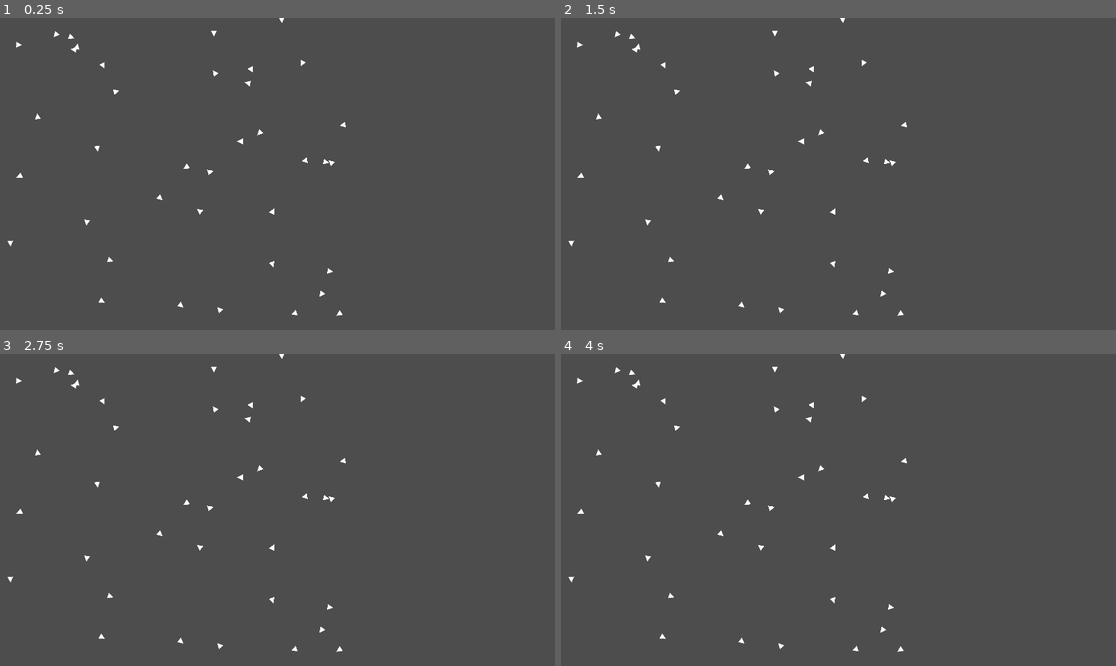
Above: before the commit, frames 1-4 (two rows, left to right).
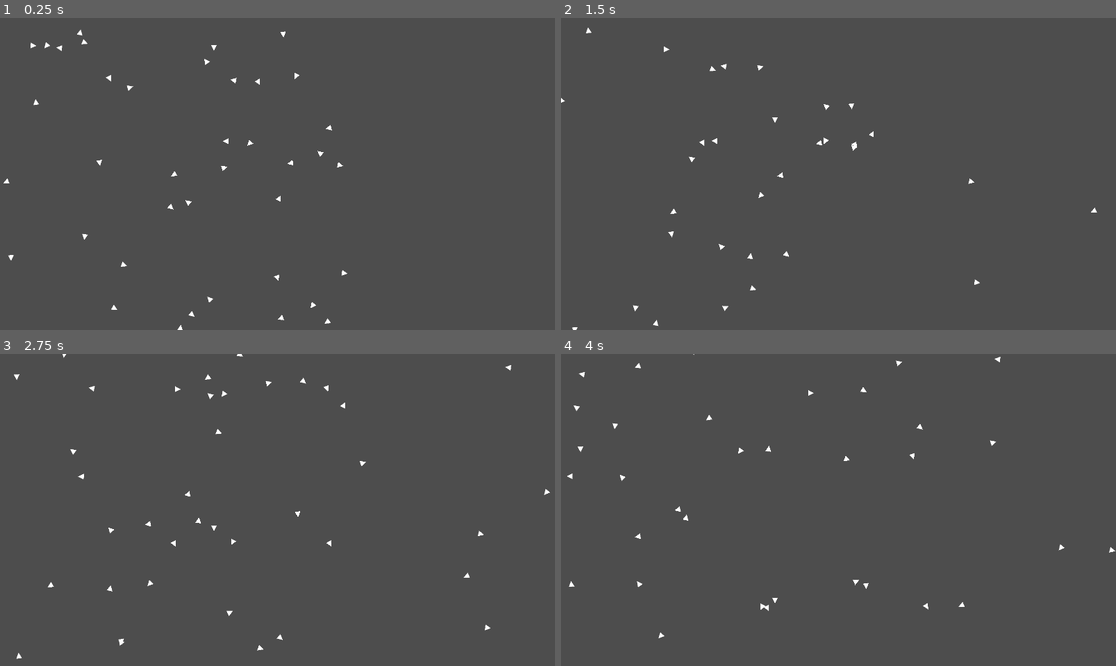
Above: after the commit, the same moments.

Repository: Sub1111/boids
Game: Godot game, scene res://2d/main_2d.tscn
Two runs of this game, one before a commit and one after it. Both use one fixed random seed, a clock stepped at 60 frames per second and the inputs below.
Inputs:
- Up to frame 1 (0.25 s): no input
- Up to frame 2 (1.5 s): no input
- Up to frame 3 (2.75 s): no input
- Up to frame 4 (4 s): no input

The runs differ from the first frame. In frame 1, 0.8% of the frame differs, in the area x 0-63%, y 0-100%; in frame 2, 0.8%; in frame 3, 0.8%; in frame 4, 0.8%.

Commit message:
Simple moving
simple moving with velocity

Diff:
--- a/2d/fish_2d.gd
+++ b/2d/fish_2d.gd
@@ -1,12 +1,20 @@
 extends Node2D
 
 var detector: Area2D
+var max_speed := 10.0
+var min_speed := 0.0
+
+var velocity: Vector2
 
 # Called when the node enters the scene tree for the first time.
 func _ready() -> void:
 	detector = get_child(2)
+	velocity = max_speed * Vector2(cos(rotation), sin(rotation))
 
 
 # Called every frame. 'delta' is the elapsed time since the previous frame.
 func _process(delta: float) -> void:
-	pass
+	move(velocity, delta)
+
+func move(velocity: Vector2, delta: float):
+	position += velocity * delta * scale
--- a/2d/fish_2d.tscn
+++ b/2d/fish_2d.tscn
@@ -5,16 +5,15 @@
 [sub_resource type="PrismMesh" id="PrismMesh_ffmq2"]
 
 [sub_resource type="CircleShape2D" id="CircleShape2D_namc2"]
-radius = 33.6381
 
 [node name="fish2D" type="Node2D"]
 rotation = -6.28319
-scale = Vector2(5, 5)
+scale = Vector2(20, 20)
 script = ExtResource("1_emust")
 
 [node name="Area2D" type="Area2D" parent="."]
+position = Vector2(1.19209e-07, -9.09495e-13)
 rotation = -1.5708
-scale = Vector2(4, 4)
 
 [node name="CollisionPolygon2D" type="CollisionPolygon2D" parent="Area2D"]
 position = Vector2(-0.00568295, -0.00320319)
@@ -24,7 +23,6 @@
 
 [node name="MeshInstance2D" type="MeshInstance2D" parent="."]
 rotation = -1.5708
-scale = Vector2(4, 4)
 mesh = SubResource("PrismMesh_ffmq2")
 
 [node name="Detector" type="Area2D" parent="."]
@@ -32,5 +30,5 @@
 monitorable = false
 
 [node name="CollisionShape2D" type="CollisionShape2D" parent="Detector"]
-position = Vector2(2.27374e-12, 1.90735e-06)
+position = Vector2(1.51788e-18, 0)
 shape = SubResource("CircleShape2D_namc2")
